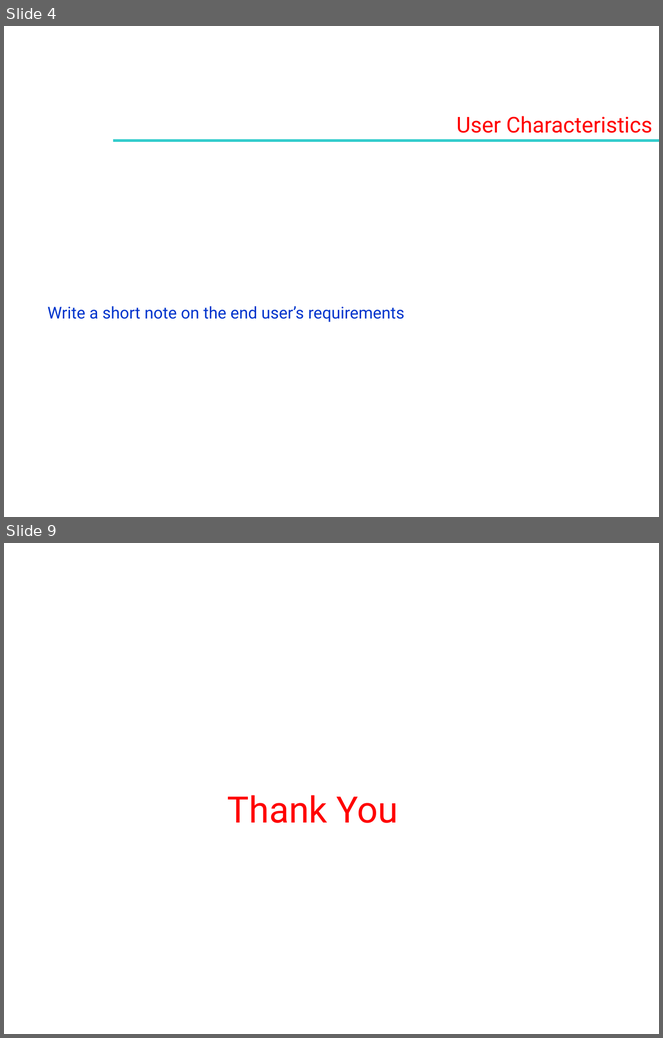
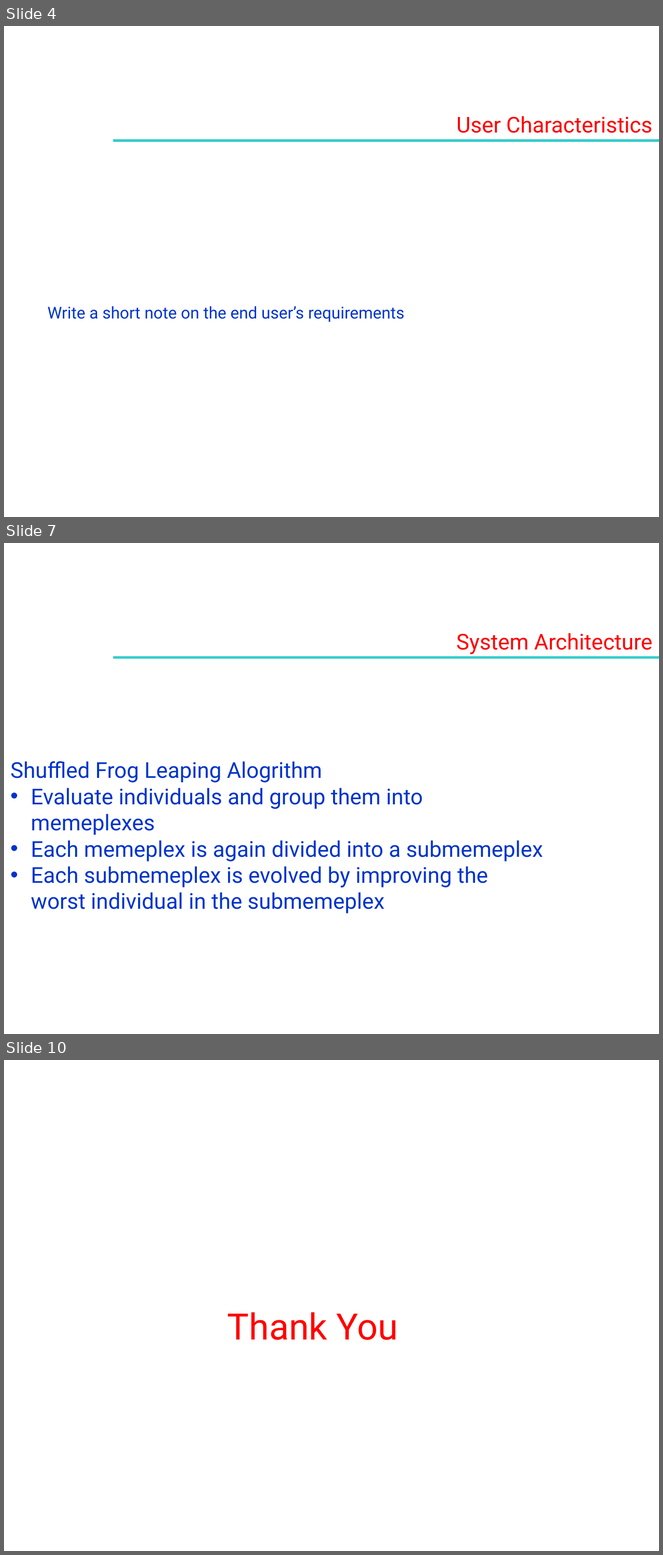
Before and after one commit to Surya-Narayan/Pacman, a slide deck: Resources/Presentation/Review 1 - Project Progress Presentation 2020.pptx. Shown one above the other, each under a label of ours: slides 4 and 9 before the commit, slides 4, 7 and 10 after it; the slides between them are not shown. The pictures are 663x1038 and 663x1555 pixels, drawn with LibreOffice and Linux fonts; fonts in the diff are those of the drawing; background and template pictures are left out. Boxes give left, top, right and bottom in pixels: in the first picture for what was removed or moved away, otherwise in the second. Text is boxed around its words. In the diff, an @@ line names an element or a change of style, - is before the commit and + after.

```diff
--- a/Resources/Presentation/Review 1 - Project Progress Presentation 2020.pptx
+++ b/Resources/Presentation/Review 1 - Project Progress Presentation 2020.pptx
@@ slide 7 added at [4,543,659,1034], background picture (left out) @@
@@ text added at [456,633,653,654], 24 pt, text #FF0000 @@
+System Architecture
@@ rectangle added at [113,656,659,659], fill #33CCCC @@
@@ text added at [10,761,543,914], 24 pt, text #0033CC @@
+Shuffled Frog Leaping Alogrithm
+• Evaluate individuals and group them into memeplexes
+• Each memeplex is again divided into a submemeplex
+• Each submemeplex is evolved by improving the worst individual in the submemeplex
@@ what was slide 9 is now slide 10 @@
```
Also in this commit, not shown: 5 slides changed, 1 other slide added, 1 slide removed.
